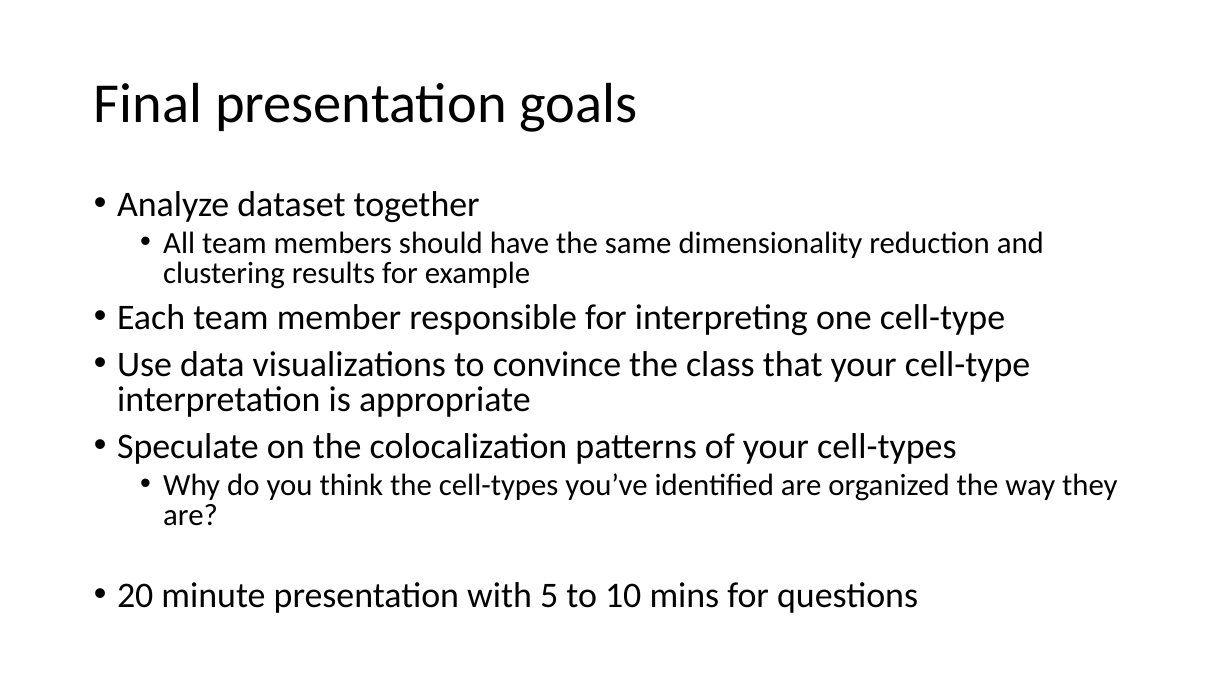
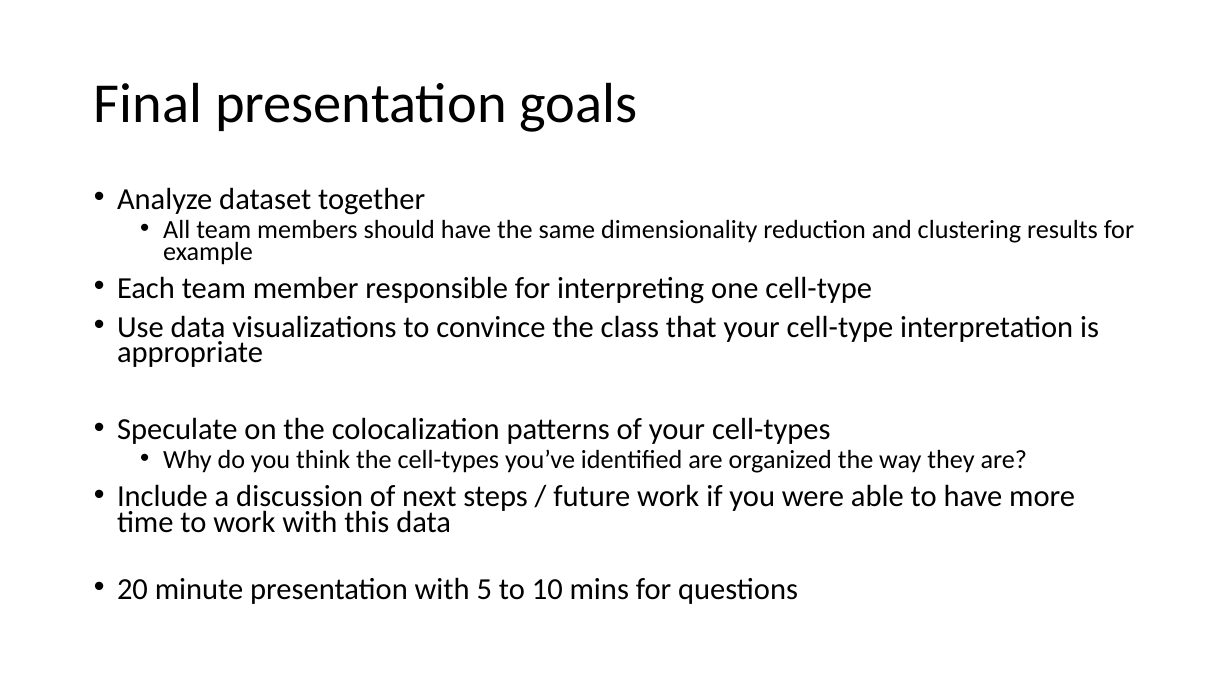
Before and after one commit to JEFworks-Lab/genomic-data-visualization-2023, a slide deck: slide 2 of resources/hw/genomic-data-visualization-final.pptx. Drawn at 1232x693 pixels with LibreOffice and Linux fonts; fonts in the diff are those of the drawing. Boxes give left, top, right and bottom in pixels: in the first picture for what was removed or moved away, otherwise in the second. Text is boxed around its words. In the diff, an @@ line names an element or a change of style, - is before the commit and + after.

```diff
--- a/resources/hw/genomic-data-visualization-final.pptx
+++ b/resources/hw/genomic-data-visualization-final.pptx
@@ text at (117, 187, 1134, 604): size 28 to 23.8 pt in "Analyze dataset together", "Each team member responsible for interpreting one ...", "Use data visualizations to convince the class ...", "Speculate on the colocalization patterns of your ..." and 1 more places; size 24 to 20.4 pt in "All team members should have the same ...", "Why do you think the cell-types you’ve ..."; line spacing 0.8 to 0.7 @@
@@ text at (117, 484, 1075, 533): paragraph added @@
+• Include a discussion of next steps / future work if you were able to have more time to work with this data
```
Also in this commit, not shown: 1 other slide changed, 1 slide added, 6 other files.
